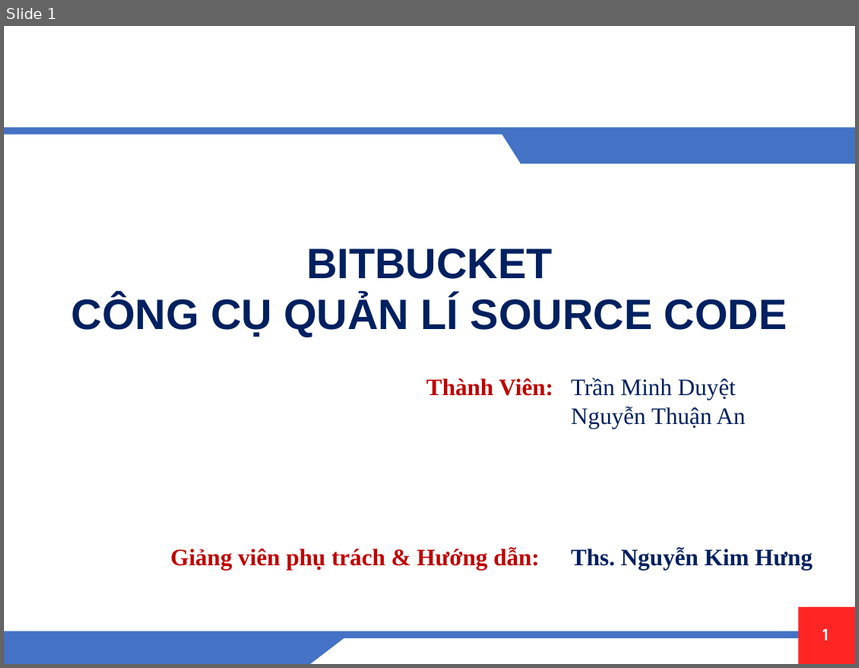
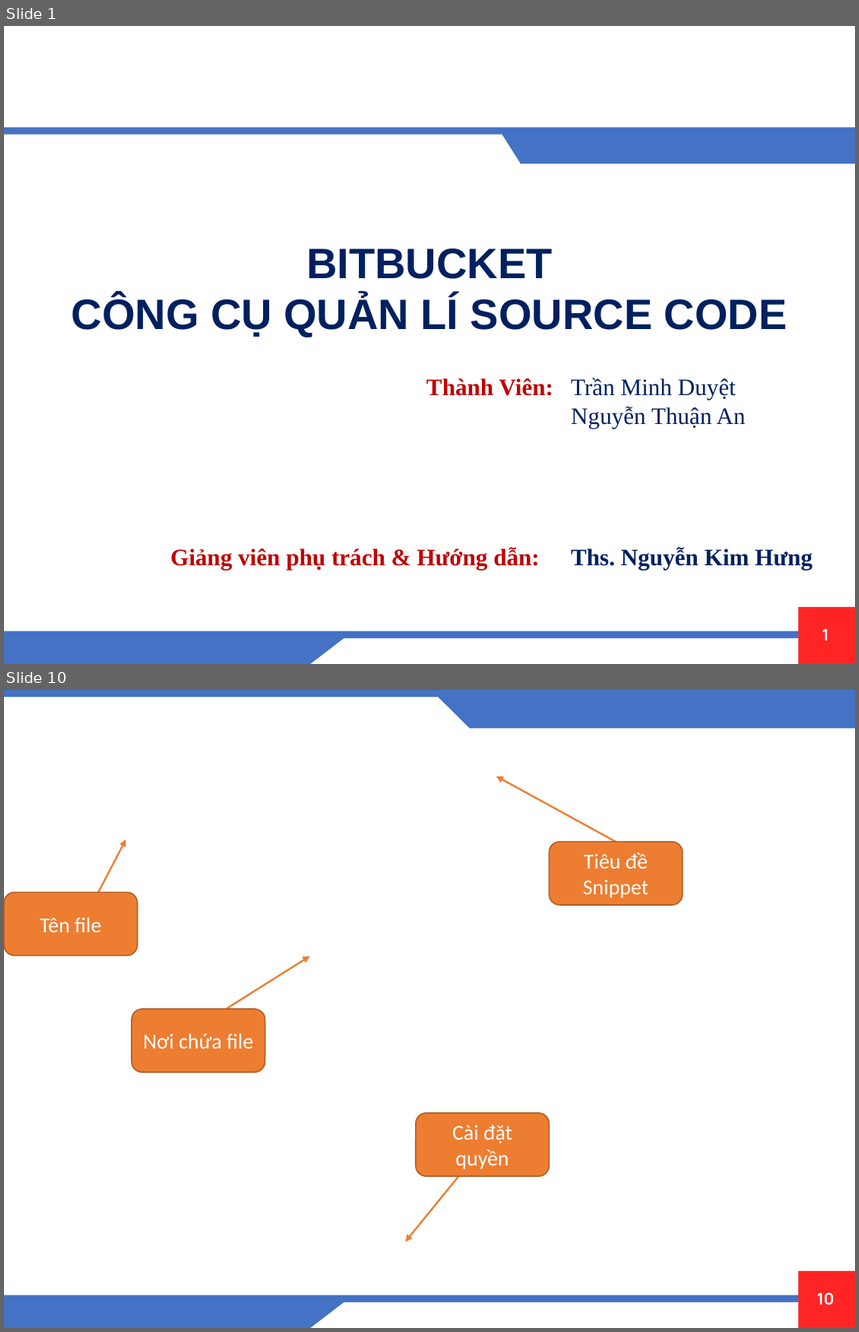
Before and after one commit to tmduyet/moitruongphanmem, a slide deck: Đóng gói phần mềm [Autosaved].pptx. Shown one above the other, each under a label of ours: slide 1 before the commit, slides 1 and 10 after it; the slides between them are not shown. The pictures are 859x668 and 859x1332 pixels, drawn with LibreOffice and Linux fonts; fonts in the diff are those of the drawing; background and template pictures are left out. Boxes give left, top, right and bottom in pixels: in the first picture for what was removed or moved away, otherwise in the second. Text is boxed around its words. In the diff, an @@ line names an element or a change of style, - is before the commit and + after.

```diff
--- a/Đóng gói phần mềm [Autosaved].pptx
+++ b/Đóng gói phần mềm [Autosaved].pptx
@@ slide 10 added at (4, 690, 855, 1328), background picture (left out); not listed: 5 template elements that a slide beside it also shows @@
@@ rectangle added at (4, 690, 855, 697), fill #4472C4 @@
@@ right triangle added at (436, 695, 471, 728), fill #4472C4 @@
@@ rectangle added at (470, 695, 855, 728), fill #4472C4 @@
@@ arrow added from (616, 841) to (496, 776), #ED7D31 1.5 pt @@
@@ arrow added from (98, 893) to (126, 840), #ED7D31 1.5 pt @@
@@ rounded rectangle added at (550, 841, 683, 904), fill #ED7D31, outline #AF5C24 1 pt, 18 pt, text #FFFFFF @@
+Tiêu đề Snippet
@@ rounded rectangle added at (4, 893, 138, 955), fill #ED7D31, outline #AF5C24 1 pt, 18 pt, text #FFFFFF @@
+Tên file
@@ arrow added from (226, 1009) to (310, 957), #ED7D31 1.5 pt @@
@@ rounded rectangle added at (132, 1009, 265, 1072), fill #ED7D31, outline #AF5C24 1 pt, 18 pt, text #FFFFFF @@
+Nơi chứa file
@@ arrow added from (510, 1113) to (406, 1243), #ED7D31 1.5 pt @@
@@ rounded rectangle added at (416, 1113, 550, 1176), fill #ED7D31, outline #AF5C24 1 pt, 18 pt, text #FFFFFF @@
+Cài đặt quyền
```
Also in this commit, not shown: 4 slides changed, 3 other slides added, 1 slide removed, 1 other file.
